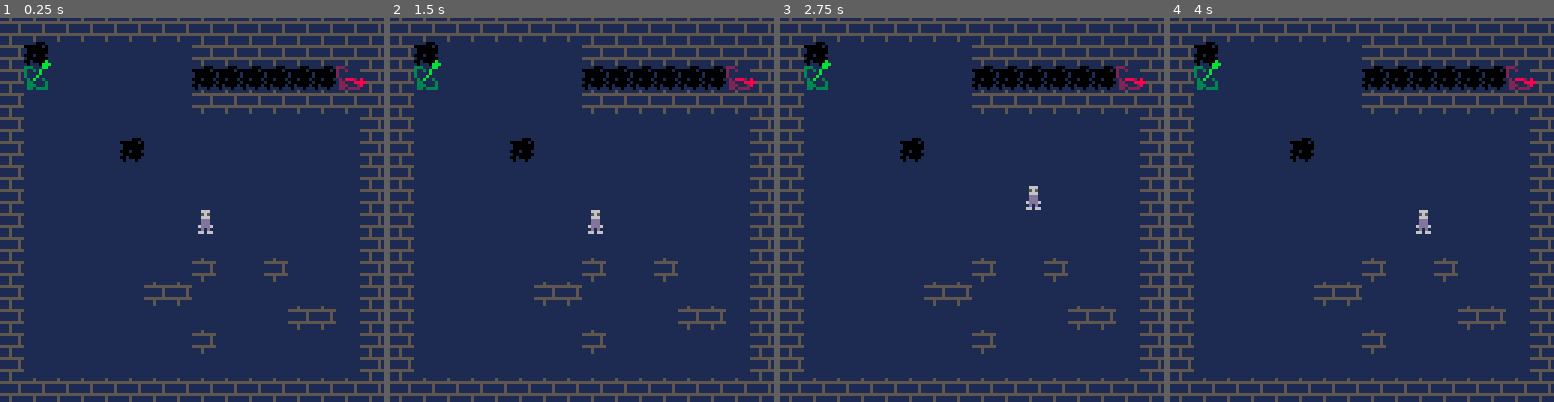
Above: before the commit, frames 1-4 (left to right).
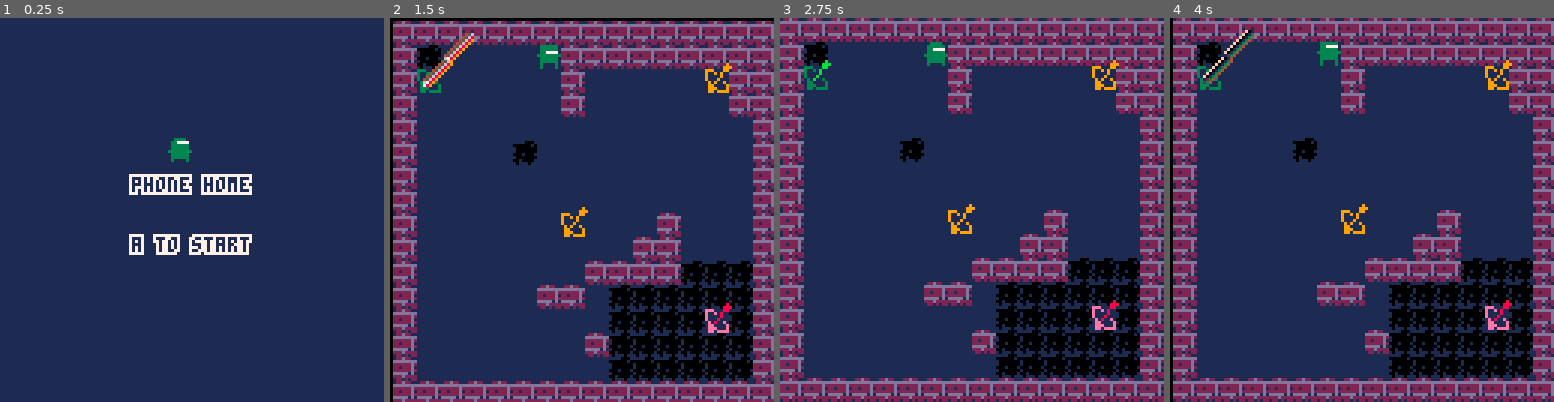
Above: after the commit, the same moments.

Repository: mccolgst/global_game_jam_18
Game: PICO-8 cartridge ggj2018.p8
Two runs of this game, one before a commit and one after it. Both use one fixed random seed, a clock stepped at 60 frames per second and the inputs below.
Inputs:
- Up to frame 1 (0.25 s): no input
- Up to frame 2 (1.5 s): tap X (X key) at 0.33, 1.07 s; tap O (Z key) at 0.7 s
- Up to frame 3 (2.75 s): hold Right 1.6-2.1 s; tap O (Z key) at 1.7, 2.1, 2.5 s; tap X (X key) at 1.85 s; hold Up 2.15-2.42 s; hold Right from 2.47 s (still down)
- Up to frame 4 (4 s): tap O (Z key) at 2.9, 3.3, 3.7 s; tap X (X key) at 2.97 s; release Right at 3.03 s; hold Left 3.08-3.58 s; hold Down 3.63-3.97 s

The runs differ from the first frame. In frame 1, 16% of the frame differs, in the area x 0-100%, y 0-100%; in frame 2, 40%; in frame 3, 39%; in frame 4, 39%.

Commit message:
added shooting, title screen, end game screen, win condition

Diff:
--- a/ggj2018.p8
+++ b/ggj2018.p8
@@ -2,15 +2,25 @@
 version 15
 __lua__
 function _init()
+  t=0
+  mode=0
+  cam={dx=0,dy=0}
   player = {
-    x=64/8,
-    y=64/8,
+    x=7,
+    y=5,
     dx=0,
     dy=0,
     speed=1,
+    frame=1,
+    step=4,
+    t=0,
+    sprites={1,2,3,4}
   }
   palt(0,false)
+  shooting = false
   sats = {}
+  shot_speed = 4
+  shots = {}
   sat_sprites = {52,55,56,57}
   sat_colors = {c_52=6,
                 c_55=8,
@@ -19,24 +29,220 @@
   level = 0
   active_sat = false
   choosing_angle = false
+end
+
+function _update()
+  if mode==1 then
+    update_game()
+  elseif mode==2 then
+    update_won_game()
+  elseif mode==0 then
+    update_title_screen()
+  end
+end
+
+function _draw()
+  if mode==1 then
+    draw_game()
+  elseif mode==2 then
+    draw_won_game()
+  elseif mode==0 then
+    draw_title_screen()
+  end
+end
+
+function is_moveable(x,y)
+  return (not is_solid(x,y)) and
+         (not is_hole(x,y))
+end
+
+function is_solid(x,y)
+  return fget(mget(x,y),0)
+end
+
+function is_hole(x,y)
+  return fget(mget(x,y),1)
+end
+
+function is_sat(x,y)
+  return has(sat_sprites,
+             mget(flr(x), flr(y)))
+end
+
+function adjust_sat(player)
+  for sat in all(sats) do
+    if (player.x==sat.x and
+        player.y==sat.y) then
+       return sat
+    end
+  end
+  return false
+end
+
+function create_sat(x,y)
+  local sat = {}
+  sat.x=x
+  sat.y=y
+  sat.sp=mget(x,y)
+  sat.c=sat_colors["c_"..sat.sp]
+  sat.angle =0.75-(1/8)
+  if sat.sp==57 then
+    sat.powered=true
+  else
+    sat.powered=false
+  end
+  add(sats, sat)
+end
+
+function shoot()
+  for sat in all(sats) do
+    if sat.powered then
+      create_shot(sat.x,
+                  sat.y,
+                  sat.angle)
+    end
+  end
+  shooting = true
+end
+
+function has(list, thing)
+  for item in all(list) do
+    if item == thing then
+      return true
+    end
+  end
+  return false
+end
+
+function _init_level(level_idx)
+  shooting = false
+  shots = {}
+  sats = {}
+  -- iterate through map level cells
+  for row=(level_idx*16),(level_idx*16)+16 do
+    for col=1,16 do
+      if has(sat_sprites,
+             mget(row, col)) then
+        -- initialize the satellites
+        -- /w random angles
+        -- /w positions
+
+        create_sat(row,col)
+      end
+
+      -- if this is a green spot,
+      -- place player here
+      if mget(row,col)==32 then
+        player.x=row
+        player.y=col
+        mset(row,col,0)
+      end
+    end
+  end
+end
+
+function update_shots()
+  for shot in all(shots) do
+    if not shot.done then
+      shot.fin.x+=sin(shot.angle)*shot_speed
+      shot.fin.y+=cos(shot.angle)*shot_speed
+
+      if is_solid(shot.fin.x/8,
+                  shot.fin.y/8) then
+        shot.done=true
+      end
+
+      if is_sat(shot.fin.x/8,
+                shot.fin.y/8) then
+         sat = get_sat(shot.fin.x/8,
+                       shot.fin.y/8)
+         printh("found a sat!!!!!!! "..sat.x)
+
+         sat.powered=true
+         shot.done=true
+         create_shot(sat.x,
+                     sat.y,
+                     sat.angle)
+      end
+    end
+  end
+end
+
+function draw_shots()
+  for shot in all(shots) do
+    for i=-1,1 do
+      for j=-1,1 do
+        col = t+i+j%15
+        line(shot.start.x+i,
+             shot.start.y+j,
+             shot.fin.x+i,
+             shot.fin.y+j,
+             col)
+      end
+    end
+  end
+end
+
+function get_sat(x,y)
+  for sat in all(sats) do
+    if sat.x==flr(x) and
+       sat.y==flr(y) then
+       return sat
+    end
+  end
+end
+
+function create_shot(x,y,angle)
+  local shot = {}
+  shot.angle = angle
+  shot.done = false
+  shot.start = {
+    x=x*8+3,
+    y=y*8+4
+  }
+  shot.fin = {
+    x=shot.start.x+(sin(shot.angle)*shot_speed),
+    y=shot.start.y+(cos(shot.angle)*shot_speed)
+  }
+  add(shots, shot)
+end
+
+
+function reset_after_shot()
+  shooting=false
+  shots = {}
+  for sat in all(sats) do
+    if sat.sp!=57 then
+      sat.powered=false
+    end
+  end
+end
+
+function won_level()
+  for sat in all(sats) do
+    if not sat.powered then
+      return false
+    end
+  end
+  return true
+end
+
+function next_level()
+  level+=1
   _init_level(level)
 end
-
-function _update()
+-->8
+function update_game()
+  t+=1
+  camera()
+  printh("x: "..((level*16)%128).." y:"..flr(level/8)*16)
+  if mget(level*16%128,
+         flr(level/8)*16) == 16 then
+    mode+=1
+    player.x=4
+    player.y=4
+  end
   if choosing_angle and active_sat then
-    --[[
-    if btnp(0) then
-      active_sat.angle=0.25
-    elseif btnp(1) then
-      active_sat.angle=0.75
-    elseif btnp(2) then
-      active_sat.angle=0.5
-    elseif btnp(3) then
-      active_sat.angle=1
-    elseif btnp(4) then
-    		choosing_angle = false
-    end
-    --]]
     if btnp(1) then
       active_sat.angle+=1/8
     elseif btnp(0) then
@@ -46,12 +252,34 @@
     if btnp(4) then
       choosing_angle=false
     end
+  elseif shooting then
+    update_shots()
+    cam.dx=rnd(1)
+    cam.dy=rnd(1)
+    if flr(rnd(2)) == 0 then
+      cam.dx*=-1
+    end
+    if flr(rnd(2)) == 0 then
+      cam.dy*=-1
+    end
+    camera(cam.dx,cam.dy)
+    if btnp(5) then
+      reset_after_shot()
+      shooting=false
+      shots = {}
+    end
+
+    -- check win condition
+    if won_level() then
+      next_level()
+    end
   else
-
     if btnp(0) then
       player.dx-=player.speed
+      player.flipx=true
     elseif btnp(1) then
       player.dx+=player.speed
+      player.flipx=false
     elseif btnp(2) then
       player.dy-=player.speed
     elseif btnp(3) then
@@ -66,23 +294,43 @@
     end
     player.dx=0
     player.dy=0
+
+    -- adjusting sats
     if btnp(4) then
-      active_sat = activate_sat(player)
+      active_sat = adjust_sat(player)
       if active_sat then choosing_angle=true end
     end
-  end
-end
-
-function _draw()
+
+    -- shoot from powered sats!
+    if btnp(5) then shoot() end
+
+    -- animation
+    player.t=(player.t+1)%player.step
+    if (player.t==0) then
+      player.frame=(player.frame+1)%#player.sprites
+    end
+  end
+end
+
+function draw_game()
   cls()
   rectfill(0,0,128,128,1)
-  map(0,0, -- begin cells to draw
+  map(level*16%128,
+      (level/8)*16, -- begin cells to draw
       0,0, -- screen pos
       16,16)  -- height/width
 
-  spr(1,player.x*8, player.y*8)
+  --spr(1,player.x*8, player.y*8)
+  spr(player.sprites[player.frame+1],
+      player.x*8, player.y*8,
+      1,1,
+      player.flipx)
+
   -- draw sat angles
   for sat in all(sats) do
+    if sat.powered then
+      spr(57, sat.x*8,sat.y*8)
+    end
     line((sat.x*8)+3,
          (sat.y*8)+4,
          (sat.x*8)+3+sin(sat.angle)*6,
@@ -93,70 +341,64 @@
              1,
              sat.c)
   end
+
   --circfill(64,64,10,8)
   --circfill(player.x*8,player.y*8,10,1)
-end
-
-function is_moveable(x,y)
-  return (not is_solid(x,y)) and
-         (not is_hole(x,y))
-end
-
-function is_solid(x,y)
-  return fget(mget(x,y),0)
-end
-
-function is_hole(x,y)
-  return fget(mget(x,y),1)
-end
-
-function activate_sat(player)
-  for sat in all(sats) do
-    printh(" s.x:"..sat.x.." s.y:"..sat.y.." c:"..sat.c)
-    if (player.x==sat.x and
-        player.y==sat.y) then
-       printh("activate sat!")
-       sat.angle=1
-       return sat
-    end
-  end
-  return false
-end
-
-function create_sat(x,y)
-  local sat = {}
-  sat.x=x
-  sat.y=y
-  sat.sp=mget(x,y)
-  sat.c=sat_colors["c_"..sat.sp]
-  sat.angle =rnd(1)
-  sat.active=false
-  add(sats, sat)
-end
-
-function has(list, thing)
-  for item in all(list) do
-    if item == thing then
-      return true
-    end
-  end
-  return false
-end
-
-function _init_level(level_idx)
-  -- iterate through map level cells
-  for row=(level_idx*16),(level_idx*16)+16 do
-    for col=1,16 do
-      if has(sat_sprites,
-             mget(row, col)) then
-        -- initialize the satellites
-        -- /w random angles
-        -- /w positions
-
-        create_sat(row,col)
-      end
-    end
-  end
+  if shooting then
+    draw_shots()
+  end
+end
+-->8
+function update_title_screen()
+  t+=1
+  if btnp(4) then
+    t=0
+    mode+=1
+    _init_level(level)
+ 	end
+  -- animation
+  player.t=(player.t+1)%player.step
+  if (player.t==0) then
+    player.frame=(player.frame+1)%#player.sprites
+  end
+end
+
+function draw_title_screen()
+  cls()
+  rectfill(0,0,128,128,1)
+  pretty_print("phone home",44,54+cos(t/30)*3,1)
+  pretty_print("a to start",44,74+cos(t/30)*3,1)
+  spr(player.sprites[player.frame+1],
+      player.x*8, player.y*8,
+      1,1,
+      player.flipx)
+end
+
+function update_won_game()
+  t+=1
+  -- animation
+  player.t=(player.t+1)%player.step
+  if (player.t==0) then
+    player.frame=(player.frame+1)%#player.sprites
+  end
+end
+
+function draw_won_game()
+  cls()
+  pretty_print("you won!",40,54+cos(t/30)*3, 1)
+  spr(player.sprites[player.frame+1],
+      player.x*8, player.y*8,
+      1,1,
+      player.flipx)
+end
+
+function pretty_print(s,x,y,c)
+  for i=-1,1 do
+    for j=-1,1 do
+      print(s,x+i,y+j,7)
+    end
+  end
+  print(s,x,y,c)
 end
 
 
@@ -192,22 +434,22 @@
 
 
 __gff__
-0000000000000000010000000000000000000000000000000000000000000000000000000000000000000000000000000001000000000200000000000000000000000000000000000000000000000000000000000000000000000000000000000000000000000000000000000000000000000000000000000000000000000000
+0000000000000000010000000000000000000000000000000000000000000000000000000000000000000000000000000001030000000200000000000000000000000000000000000000000000000000000000000000000000000000000000000000000000000000000000000000000000000000000000000000000000000000
 0000000000000000000000000000000000000000000000000000000000000000000000000000000000000000000000000000000000000000000000000000000000000000000000000000000000000000000000000000000000000000000000000000000000000000000000000000000000000000000000000000000000000000
 __map__
-3131313131313131313131313131313100000000000000000000000000000000000000000000000000000000000000000000000000000000000000000000000000000000000000000000000000000000000000000000000000000000000000000000000000000000000000000000000000000000000000000000000000000000
-3136000000000000313131313131313100000000000000000000000000000000000000000000000000000000000000000000000000000000000000000000000000000000000000000000000000000000000000000000000000000000000000000000000000000000000000000000000000000000000000000000000000000000
-3139000000000000363636363636373100000000000000000000000000000000000000000000000000000000000000000000000000000000000000000000000000000000000000000000000000000000000000000000000000000000000000000000000000000000000000000000000000000000000000000000000000000000
-3100000000000000313131313131313100000000000000000000000000000000000000000000000000000000000000000000000000000000000000000000000000000000000000000000000000000000000000000000000000000000000000000000000000000000000000000000000000000000000000000000000000000000
+3131313131313131313131313131313110000000000000000000000000000000000000000000000000000000000000000000000000000000000000000000000000000000000000000000000000000000000000000000000000000000000000000000000000000000000000000000000000000000000000000000000000000000
+3136000000002031313131313131313100000000000000000000000000000000000000000000000000000000000000000000000000000000000000000000000000000000000000000000000000000000000000000000000000000000000000000000000000000000000000000000000000000000000000000000000000000000
+3139000000000031000000000038313100000000000000000000000000000000000000000000000000000000000000000000000000000000000000000000000000000000000000000000000000000000000000000000000000000000000000000000000000000000000000000000000000000000000000000000000000000000
+3100000000000031000000000000313100000000000000000000000000000000000000000000000000000000000000000000000000000000000000000000000000000000000000000000000000000000000000000000000000000000000000000000000000000000000000000000000000000000000000000000000000000000
 3100000000000000000000000000003100000000000000000000000000000000000000000000000000000000000000000000000000000000000000000000000000000000000000000000000000000000000000000000000000000000000000000000000000000000000000000000000000000000000000000000000000000000
 3100000000360000000000000000003100000000000000000000000000000000000000000000000000000000000000000000000000000000000000000000000000000000000000000000000000000000000000000000000000000000000000000000000000000000000000000000000000000000000000000000000000000000
 3100000000000000000000000000003100000000000000000000000000000000000000000000000000000000000000000000000000000000000000000000000000000000000000000000000000000000000000000000000000000000000000000000000000000000000000000000000000000000000000000000000000000000
 3100000000000000000000000000003100000000000000000000000000000000000000000000000000000000000000000000000000000000000000000000000000000000000000000000000000000000000000000000000000000000000000000000000000000000000000000000000000000000000000000000000000000000
-3100000000000000000000000000003100000000000000000000000000000000000000000000000000000000000000000000000000000000000000000000000000000000000000000000000000000000000000000000000000000000000000000000000000000000000000000000000000000000000000000000000000000000
-3100000000000000000000000000003100000000000000000000000000000000000000000000000000000000000000000000000000000000000000000000000000000000000000000000000000000000000000000000000000000000000000000000000000000000000000000000000000000000000000000000000000000000
-3100000000000000310000310000003100000000000000000000000000000000000000000000000000000000000000000000000000000000000000000000000000000000000000000000000000000000000000000000000000000000000000000000000000000000000000000000000000000000000000000000000000000000
-3100000000003131000000000000003100000000000000000000000000000000000000000000000000000000000000000000000000000000000000000000000000000000000000000000000000000000000000000000000000000000000000000000000000000000000000000000000000000000000000000000000000000000
-3100000000000000000000003131003100000000000000000000000000000000000000000000000000000000000000000000000000000000000000000000000000000000000000000000000000000000000000000000000000000000000000000000000000000000000000000000000000000000000000000000000000000000
-3100000000000000310000000000003100000000000000000000000000000000000000000000000000000000000000000000000000000000000000000000000000000000000000000000000000000000000000000000000000000000000000000000000000000000000000000000000000000000000000000000000000000000
-3100000000000000000000000000003100000000000000000000000000000000000000000000000000000000000000000000000000000000000000000000000000000000000000000000000000000000000000000000000000000000000000000000000000000000000000000000000000000000000000000000000000000000
+3100000000000038000000310000003100000000000000000000000000000000000000000000000000000000000000000000000000000000000000000000000000000000000000000000000000000000000000000000000000000000000000000000000000000000000000000000000000000000000000000000000000000000
+3100000000000000000031310000003100000000000000000000000000000000000000000000000000000000000000000000000000000000000000000000000000000000000000000000000000000000000000000000000000000000000000000000000000000000000000000000000000000000000000000000000000000000
+3100000000000000313131313636363100000000000000000000000000000000000000000000000000000000000000000000000000000000000000000000000000000000000000000000000000000000000000000000000000000000000000000000000000000000000000000000000000000000000000000000000000000000
+3100000000003131003636363636363100000000000000000000000000000000000000000000000000000000000000000000000000000000000000000000000000000000000000000000000000000000000000000000000000000000000000000000000000000000000000000000000000000000000000000000000000000000
+3100000000000000003636363637363100000000000000000000000000000000000000000000000000000000000000000000000000000000000000000000000000000000000000000000000000000000000000000000000000000000000000000000000000000000000000000000000000000000000000000000000000000000
+3100000000000000313636363636363100000000000000000000000000000000000000000000000000000000000000000000000000000000000000000000000000000000000000000000000000000000000000000000000000000000000000000000000000000000000000000000000000000000000000000000000000000000
+3100000000000000003636363636363100000000000000000000000000000000000000000000000000000000000000000000000000000000000000000000000000000000000000000000000000000000000000000000000000000000000000000000000000000000000000000000000000000000000000000000000000000000
 3131313131313131313131313131313100000000000000000000000000000000000000000000000000000000000000000000000000000000000000000000000000000000000000000000000000000000000000000000000000000000000000000000000000000000000000000000000000000000000000000000000000000000
Not shown, changed: 32 lines of the sprite sheet (__gfx__) section of ggj2018.p8
